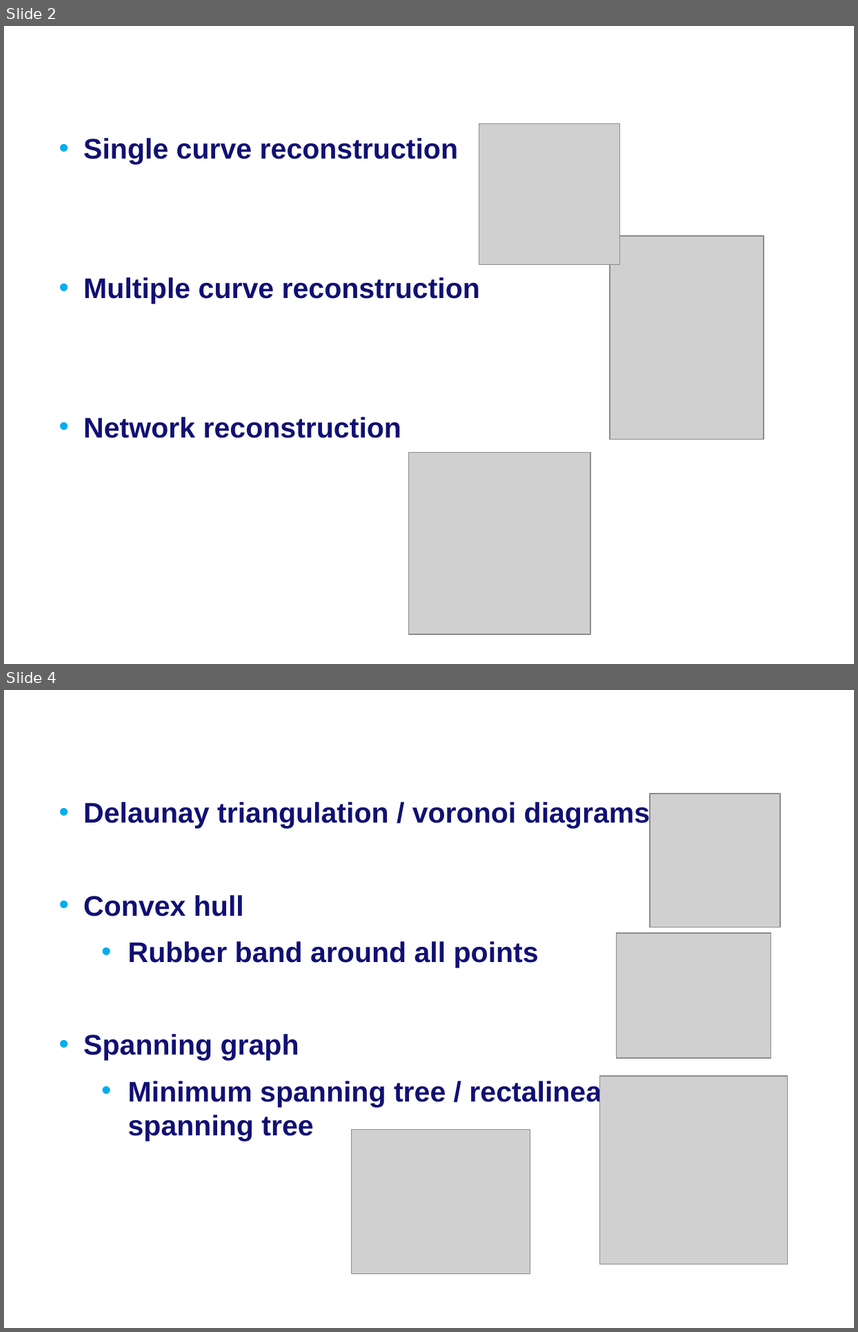
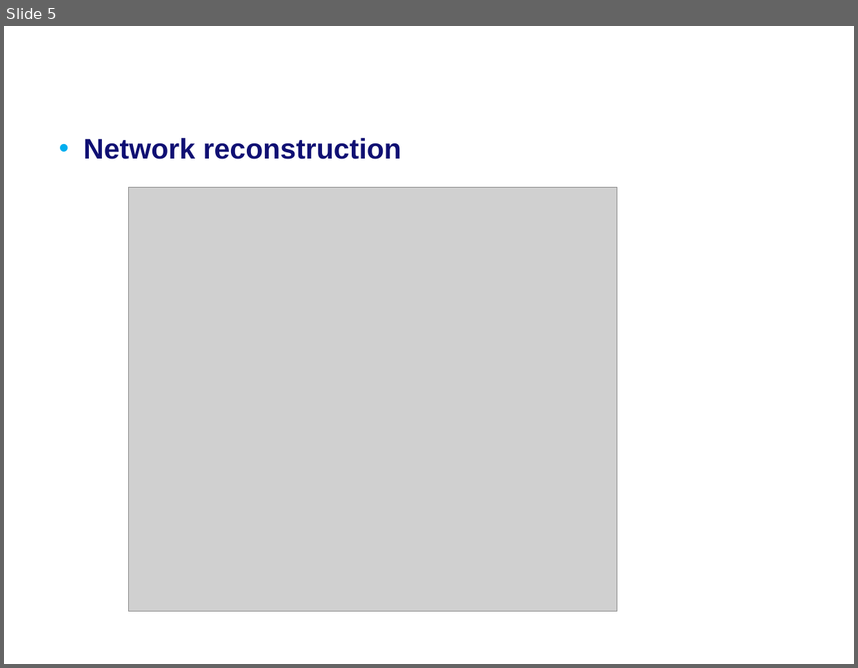
Before and after one commit to MartijnMuijsers/Algorithms, a slide deck: report/Final Presentation.ppt. Shown one above the other, each under a label of ours: slides 2 and 4 before the commit, slide 5 after it; the slides between them are not shown. The pictures are 858x1332 and 858x668 pixels, drawn with LibreOffice and Linux fonts; fonts in the diff are those of the drawing; grey boxes stand for pictures; background and template pictures are left out. Boxes give left, top, right and bottom in pixels: in the first picture for what was removed or moved away, otherwise in the second. Text is boxed around its words. In the diff, an @@ line names an element or a change of style, - is before the commit and + after.

```diff
--- a/report/Final Presentation.ppt
+++ b/report/Final Presentation.ppt
@@ slide 4 removed at [4,690,854,1328], background #FFFFFF @@
@@ text removed at [67,690,814,771] @@
-Common techniques
@@ text removed at [83,800,651,1141] @@
-• Delaunay triangulation / voronoi diagrams
-• Convex hull
-  • Rubber band around all points
-• Spanning graph
-  • Minimum spanning tree / rectalinear spanning tree
@@ picture removed at [650,793,780,927] @@
@@ picture removed at [616,933,771,1058] @@
@@ picture removed at [600,1076,788,1264] @@
@@ picture removed at [352,1130,530,1274] @@
@@ what was slide 2 is now slide 5 @@
@@ slide 5 changed as well @@
@@ picture removed at [479,124,619,264] @@
@@ text at [83,138,480,303]: paragraphs removed @@
-• Single curve reconstruction
-• Multiple curve reconstruction
@@ picture: place and size @@
-picture at [610,236,764,439]
+picture at [129,187,618,611]
@@ picture removed at [408,452,590,634] @@
```
Also in this commit, not shown: 1 other slide changed, 6 slides added, 16 other slides removed.
